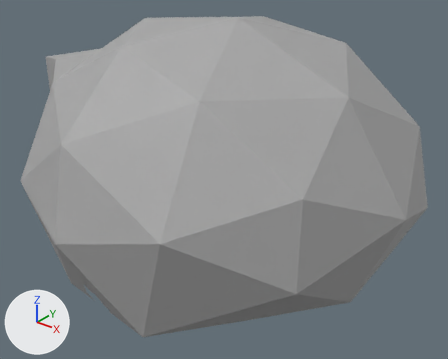
What one commit did to the FBX model Assets/Art/Graph/Meshes/Strelitzia/BioSphere.fbx.
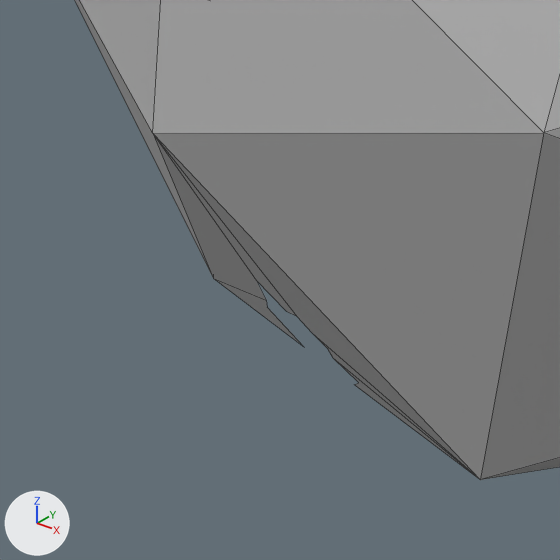
Each version appears first whole from a camera (50 mm lens) standing at (280.6, -179.0, 53.6) and looking at (147.5, -12.6, -49.6), and next in a close-up on the part from 3% to 37% of the width and 58% to 100% of the height. Arrows for +X, +Y and +Z are at lower left; the lights stay in place. The close-ups show mesh edges as thin lines. Where no turn or scale is listed for an object, it has been applied to the vertices.

In view in the first close-up: 'BioSphere'.
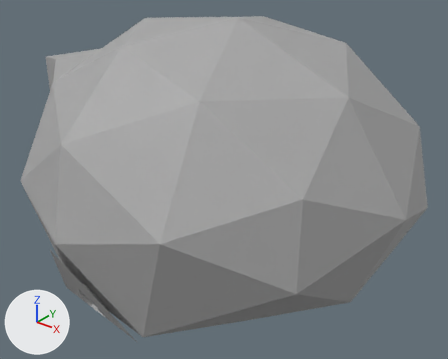
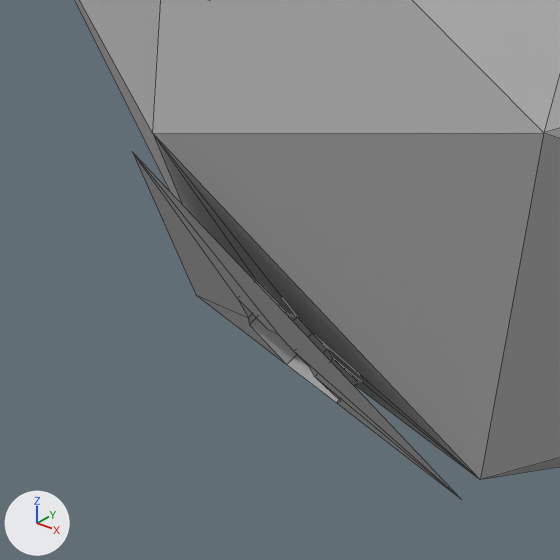
Boxes (x1, y1, x2, y2) around the edits, measured in the close-ups (560 x 560 px):
```json
{"object": "BioSphere", "change": "reshaped", "before": [75, 0, 560, 480], "after": [75, 0, 560, 499]}
{"part": 1, "of": "me_mesh", "change": "built on", "before": [215, 279, 303, 346], "after": [132, 152, 461, 499]}
```

Edits to the scene script, one JSON object a line:
```json
{"block": "me_mesh", "where": "# used by ob_biosphere; location = (135.5, 0.0, -52.4)"}
{"op": "remove", "block": "me_mesh", "code": "me_mesh.from_pydata(...)  # 54 vertices, 67 faces; spans x -68.0..85.0, y -80.0..69.0, z -29.0..64.0"}
{"op": "add", "block": "me_mesh", "code": "me_mesh.from_pydata(...)  # 69 vertices, 85 faces; spans x -68.0..85.0, y -83.0..69.0, z -30.0..64.0"}
{"block": "me_mesh", "change": "me_mesh part 1"}
{"block": "me_mesh", "change": "1 face is deleted"}
{"block": "me_mesh", "change": "15 vertices are added at x -18.0..24.0, y -83.0..-65.0, z -30.0..0.0"}
{"block": "me_mesh", "change": "19 new faces join them"}
```
